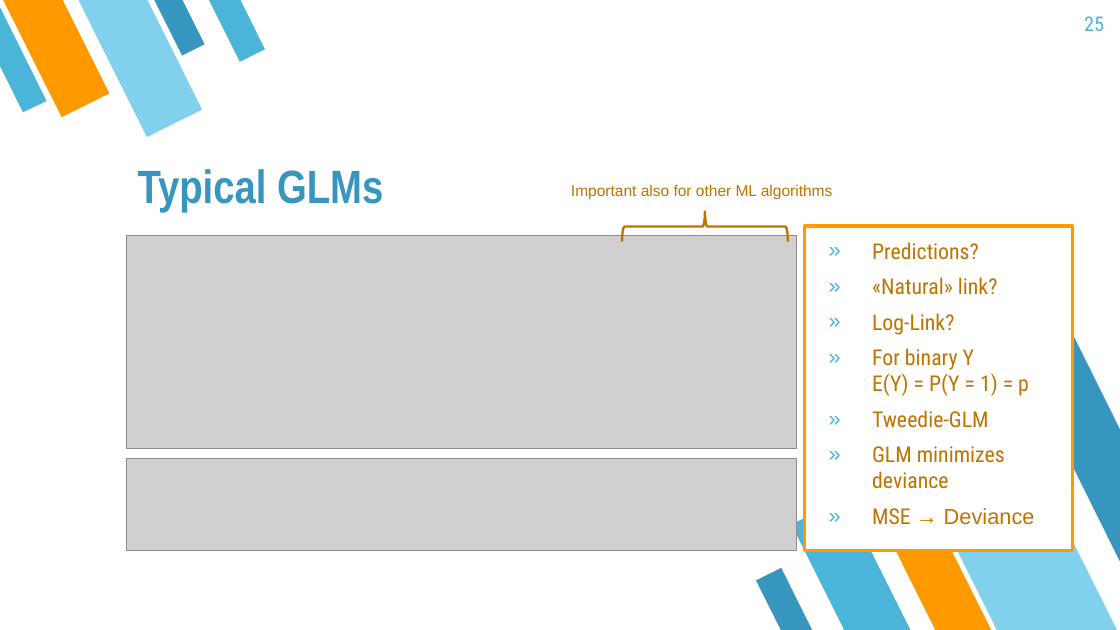
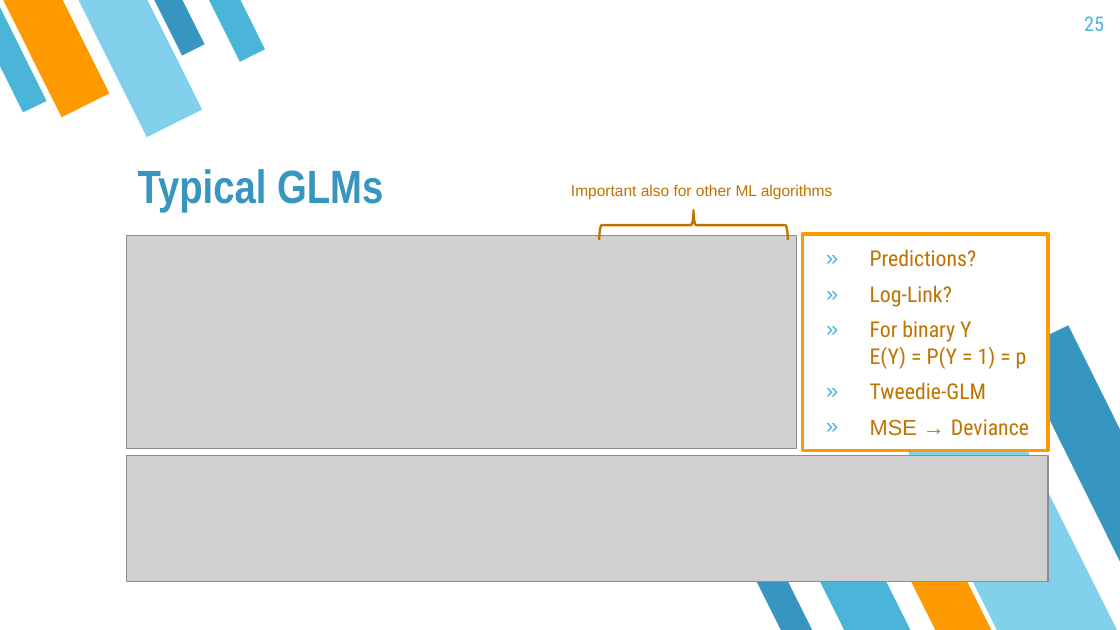
Before and after one commit to mayer79/ml_lecture, a slide deck: slide 25 of slides/ML_Lecture.pptx. Drawn at 1120x630 pixels with LibreOffice and Linux fonts; fonts in the diff are those of the drawing; grey boxes stand for pictures. Boxes give left, top, right and bottom in pixels: in the first picture for what was removed or moved away, otherwise in the second. Text is boxed around its words. In the diff, an @@ line names an element or a change of style, - is before the commit and + after.

```diff
--- a/slides/ML_Lecture.pptx
+++ b/slides/ML_Lecture.pptx
@@ right brace: place and size @@
-right brace at [622,211,788,241]
+right brace at [600,210,788,240]
@@ text "Predictions?": place and size @@
-text "Predictions?" at [872,242,1035,525]
+text "Predictions?" at [870,249,1029,436]
@@ text at [872,277,998,295]: paragraph removed @@
-» «Natural» link?
@@ text at [870,419,1029,436]: font Roboto Condensed to Arial in "MSE"; font Arial to Roboto Condensed in "Deviance" @@
@@ text at [872,446,1005,489]: paragraph removed @@
-» GLM minimizes deviance
@@ picture: place and size @@
-picture at [127,459,797,551]
+picture at [127,456,1048,581]
```
Also in this commit, not shown: 4 other files.
